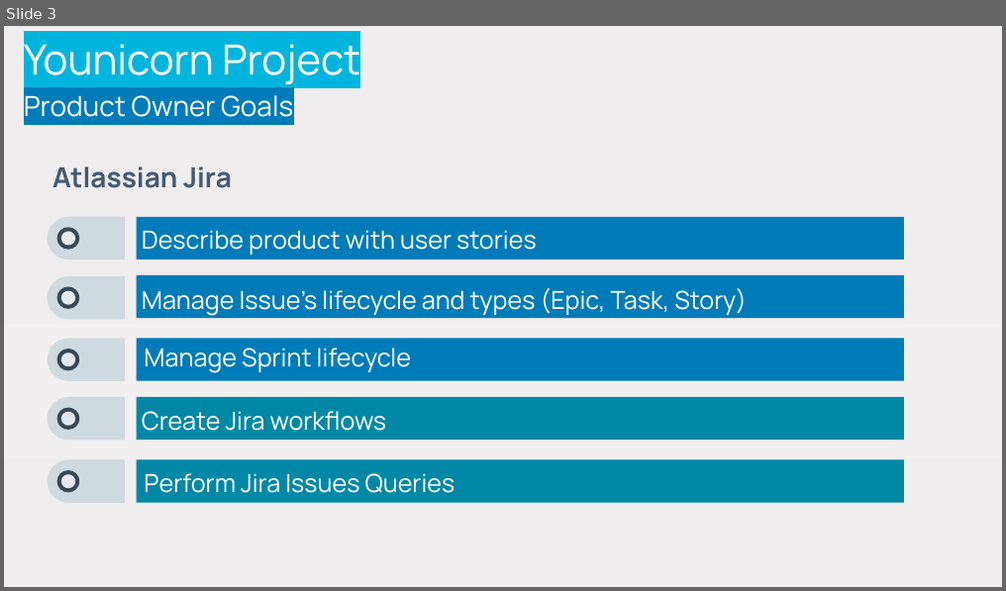
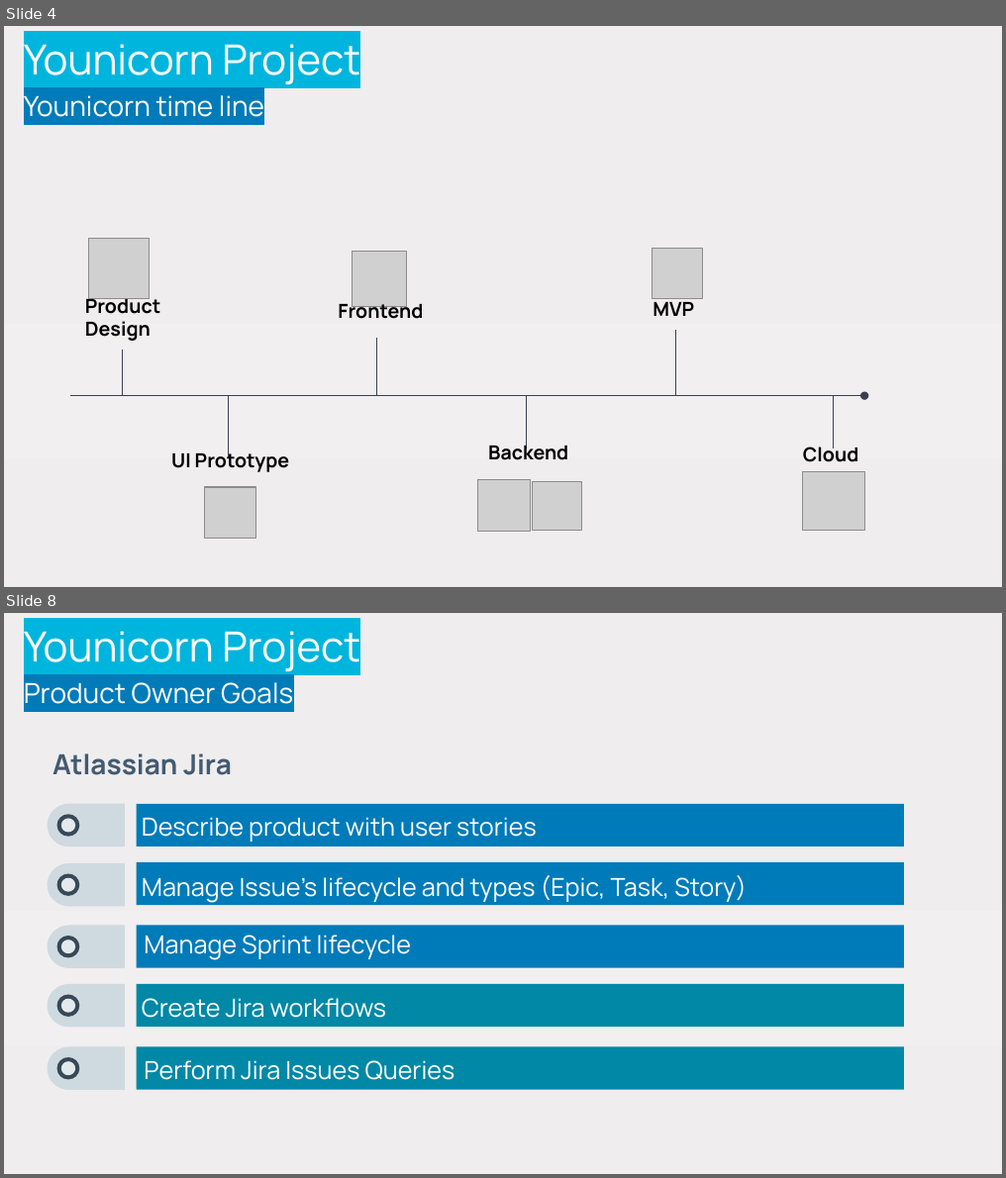
Before and after one commit to stefanofiorenza/KNITS, a slide deck: Programs/Trainings/Slides/KNITS-Younicorn-RoadMap.pptx. Shown one above the other, each under a label of ours: slide 3 before the commit, slides 4 and 8 after it; the slides between them are not shown. The pictures are 1006x591 and 1006x1178 pixels, drawn with LibreOffice and Linux fonts; fonts in the diff are those of the drawing; grey boxes stand for pictures; background and template pictures are left out. Boxes give left, top, right and bottom in pixels: in the first picture for what was removed or moved away, otherwise in the second. Text is boxed around its words. In the diff, an @@ line names an element or a change of style, - is before the commit and + after.

Commit message:
Younicorn Slides

```diff
--- a/Programs/Trainings/Slides/KNITS-Younicorn-RoadMap.pptx
+++ b/Programs/Trainings/Slides/KNITS-Younicorn-RoadMap.pptx
@@ slide 4 added at box(4, 26, 1002, 587), background gradient #EFEDEE to #F1EFF0 to #EFEBEC @@
@@ title added at box(24, 44, 360, 117), 20 pt, text #FFFFFF @@
+Younicorn Project
+Younicorn time line
@@ picture added at box(89, 239, 150, 299) @@
@@ picture added at box(352, 252, 407, 306) @@
@@ picture added at box(652, 249, 703, 298) @@
@@ text added at box(85, 294, 160, 341), 14 pt, text #000000, bold @@
+Product Design
@@ text added at box(338, 299, 423, 318), 14 pt, text #000000, bold @@
+Frontend
@@ text added at box(652, 298, 694, 316), 14 pt, text #000000, bold @@
+MVP
@@ line added from (122, 396) to (122, 351), #3A3F50 0.75 pt @@
@@ line added from (377, 396) to (377, 339), #3A3F50 0.75 pt @@
@@ line added from (675, 396) to (675, 330), #3A3F50 0.75 pt @@
@@ arrow added from (71, 396) to (864, 396), #3A3F50 0.75 pt @@
@@ line added from (228, 458) to (228, 396), #3A3F50 0.75 pt @@
@@ line added from (527, 449) to (527, 396), #3A3F50 0.75 pt @@
@@ line added from (834, 449) to (834, 396), #3A3F50 0.75 pt @@
@@ text added at box(488, 441, 568, 461), 14 pt, text #000000, bold @@
+Backend
@@ text added at box(171, 450, 290, 472), 14 pt, text #000000, bold @@
+UI Prototype
@@ text added at box(803, 444, 858, 463), 14 pt, text #000000, bold @@
+Cloud
@@ picture added at box(205, 487, 256, 539) @@
@@ picture added at box(478, 479, 530, 531) @@
@@ picture added at box(533, 482, 582, 531) @@
@@ picture added at box(802, 472, 864, 530) @@
@@ what was slide 3 is now slide 8 @@
```
Also in this commit, not shown: 1 slide changed, 23 other slides added, 2 other files.
